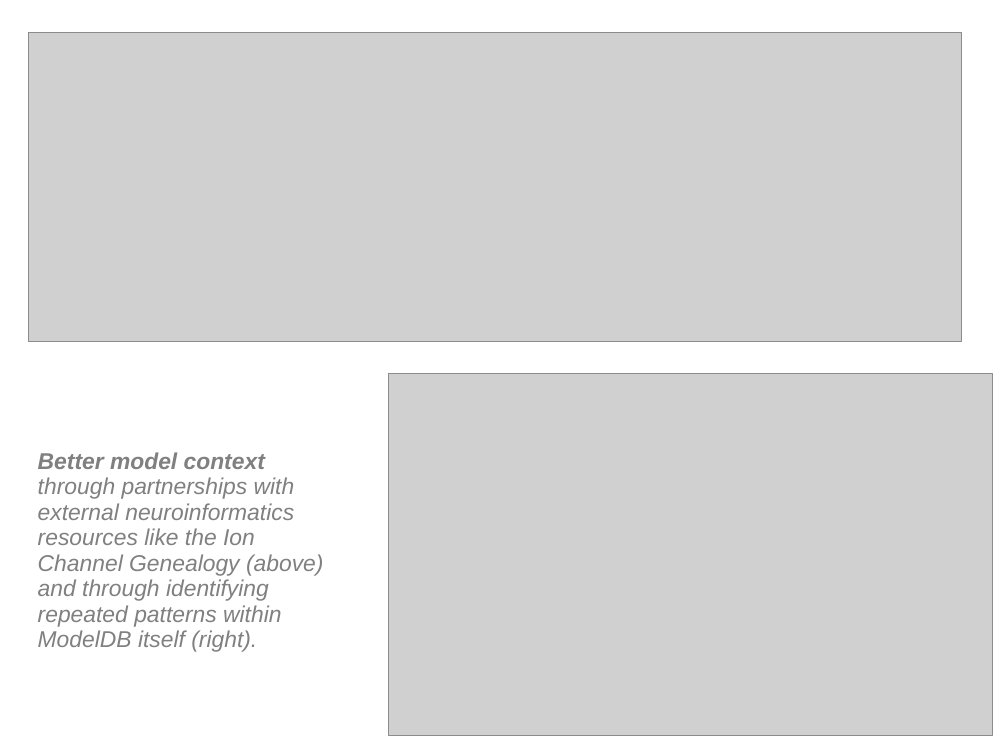
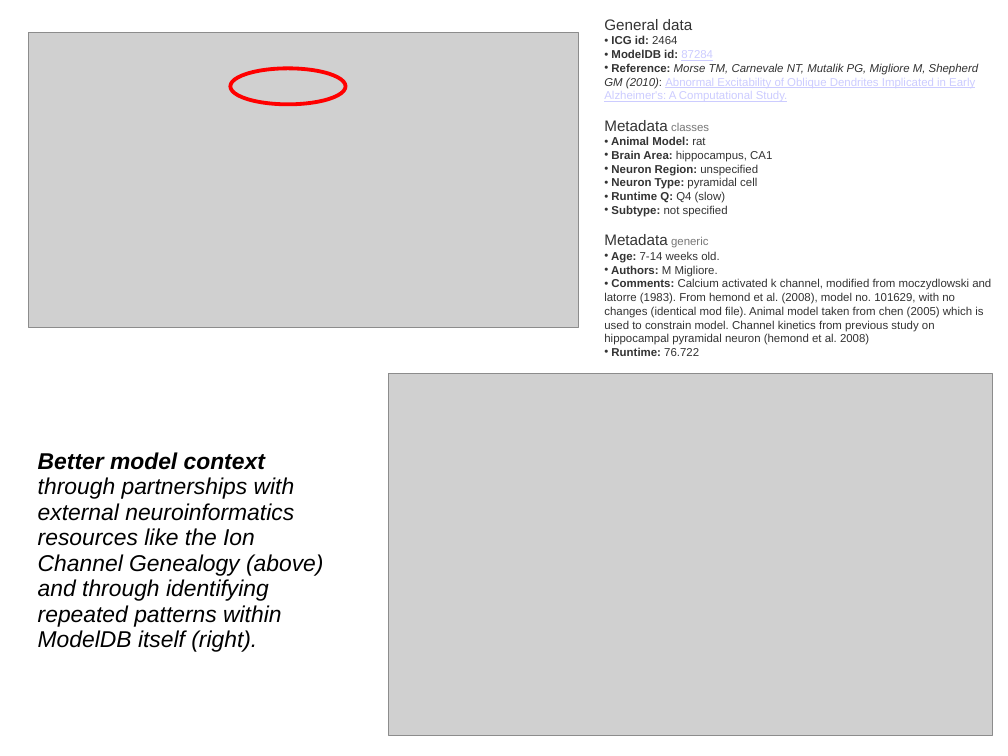
Before and after one commit to NeuralEnsemble/NeuroinformaticsTutorial, a slide deck: slide 4 of Part_1_Resources_for_computational_modellers/5_Model_sharing/ModelDB.pptx. Drawn at 1008x756 pixels with LibreOffice and Linux fonts; fonts in the diff are those of the drawing; grey boxes stand for pictures. Boxes give left, top, right and bottom in pixels: in the first picture for what was removed or moved away, otherwise in the second. Text is boxed around its words. In the diff, an @@ line names an element or a change of style, - is before the commit and + after.

Commit message:
Improved readability of ModelDB slides

```diff
--- a/Part_1_Resources_for_computational_modellers/5_Model_sharing/ModelDB.pptx
+++ b/Part_1_Resources_for_computational_modellers/5_Model_sharing/ModelDB.pptx
@@ text added at (604,19,991,356), 9 pt, text #333333 @@
+General data
+• ICG id: 2464
+• ModelDB id: 87284
+• Reference: Morse TM, Carnevale NT, Mutalik PG, Migliore M, Shepherd GM (2010): Abnormal Excitability of Oblique Dendrites Implicated in Early Alzheimer's: A Computational Study.
+Metadata classes
+• Animal Model: rat
+• Brain Area: hippocampus, CA1
+• Neuron Region: unspecified
+• Neuron Type: pyramidal cell
+• Runtime Q: Q4 (slow)
+• Subtype: not specified
+Metadata generic
+• Age: 7-14 weeks old.
+• Authors: M Migliore.
+• Comments: Calcium activated k channel, modified from moczydlowski and latorre (1983). From hemond et al. (2008), model no. 101629, with no changes (identical mod file). Animal model taken from chen (2005) which is used to constrain model. Channel kinetics from previous study on hippocampal pyramidal neuron (hemond et al. 2008)
+• Runtime: 76.722
@@ picture: place and size @@
-picture at (28,32,961,342)
+picture at (28,32,578,327)
@@ ellipse added at (231,69,346,104), outline #FF0000 3 pt @@
@@ text "Better model context through partnerships ..." at (38,452,323,652): text colour #808080 to #000000 @@
```
Also in this commit, not shown: 2 other slides changed.
